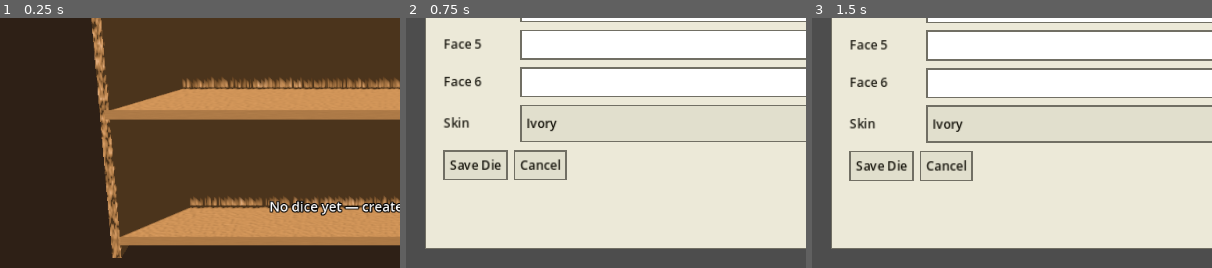
Above: before the commit, frames 1-3 (left to right).
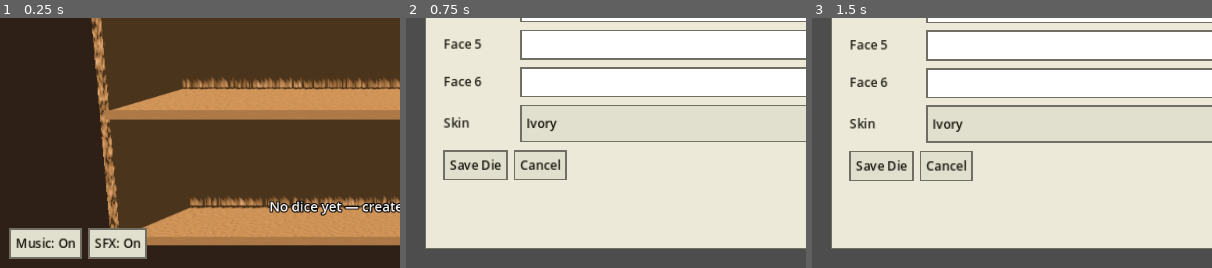
Above: after the commit, the same moments.

Repository: siyangsun/gamba
Game: Godot game, scene res://main.tscn
The game is run twice, just before and just after one commit, with the same random seed, the same clock (stepped at 60 frames per second) and the same inputs. Sound files missing from this copy of the repository are replaced by a short silence.
Inputs (mouse positions are % of the whole screen's width and height, from its top left):
- Up to frame 1 (0.25 s): no input
- Up to frame 2 (0.75 s): click "+ New Die" at 0.5 s
- Up to frame 3 (1.5 s): click (55, 18) at 1.27 s; type "12" at 1.35 s
The pictures show only the part of the screen within x 0-50%, y 50-100%; the shares and areas given below are measured in that part.

The runs differ from the first frame. In frame 1, 4.0% of the frame differs, in the area x 2-37%, y 84-97%; in frame 2, nothing differs; in frame 3, nothing differs.

Commit message:
add corner-docked mute buttons for music and sfx, routed through dedicated audio buses
Co-Authored-By: Claude Sonnet 5 <noreply@anthropic.com>

Diff:
--- a/die.gd
+++ b/die.gd
@@ -71,6 +71,8 @@
 	body_entered.connect(_on_contact)
 	_hit_player = AudioStreamPlayer.new()
 	_tumble_player = AudioStreamPlayer.new()
+	_hit_player.bus = "Sfx"
+	_tumble_player.bus = "Sfx"
 	add_child(_hit_player)
 	add_child(_tumble_player)
 	_hit_player.finished.connect(_play_tumble)  # tumble once after each hit
--- a/main.gd
+++ b/main.gd
@@ -34,6 +34,9 @@
 var _env: Environment
 var _die: Die
 var _editing_path := ""  # resource_path of the preset being edited, "" when new
+var _audio_controls: HBoxContainer
+var _music_btn: Button
+var _sfx_btn: Button
 
 var _arena_root: Node3D
 var _cupboard_root: Node3D
@@ -45,11 +48,24 @@
 	randomize()
 	theme = _build_theme()
 	DirAccess.make_dir_recursive_absolute(PRESET_DIR)
+	_setup_audio_buses()
 	_start_music()
 	_build_3d()
 	_build_cupboard()
 	_build_panels()
+	_build_audio_controls()
 	_go_shelf()
+
+
+## Music and SFX get their own buses so the mute buttons can toggle each
+## independently without hunting down every AudioStreamPlayer's volume.
+func _setup_audio_buses() -> void:
+	for bus_name in ["Music", "Sfx"]:
+		if AudioServer.get_bus_index(bus_name) == -1:
+			var idx := AudioServer.bus_count
+			AudioServer.add_bus(idx)
+			AudioServer.set_bus_name(idx, bus_name)
+			AudioServer.set_bus_send(idx, "Master")
 
 
 var _bgm: AudioStreamPlayer    # rule of the six, replayed once per loop
@@ -69,6 +85,8 @@
 func _start_music() -> void:
 	_bgm = AudioStreamPlayer.new()
 	_layer = AudioStreamPlayer.new()
+	_bgm.bus = "Music"
+	_layer.bus = "Music"
 	add_child(_bgm)
 	add_child(_layer)
 	_bgm.volume_db = -6.0  # ~half loudness
@@ -349,6 +367,35 @@
 	add_child(_roll)
 
 
+## Persistent mute toggles, corner-docked, drawn above every screen except
+## the editor (whose form fills the corner they'd otherwise sit in).
+func _build_audio_controls() -> void:
+	_audio_controls = HBoxContainer.new()
+	_audio_controls.add_theme_constant_override("separation", 8)
+	add_child(_audio_controls)
+
+	_music_btn = _make_mute_button("Music", "Music")
+	_audio_controls.add_child(_music_btn)
+
+	_sfx_btn = _make_mute_button("SFX", "Sfx")
+	_audio_controls.add_child(_sfx_btn)
+
+	# set after children exist so the container's min-size (used to place a
+	# non-full-rect anchor preset) reflects real content, not zero
+	_audio_controls.set_anchors_and_offsets_preset(Control.PRESET_BOTTOM_LEFT, Control.PRESET_MODE_MINSIZE, 12)
+
+
+func _make_mute_button(label: String, bus_name: String) -> Button:
+	var b := Button.new()
+	b.text = "%s: On" % label
+	b.pressed.connect(func():
+		var idx := AudioServer.get_bus_index(bus_name)
+		var muted := not AudioServer.is_bus_mute(idx)
+		AudioServer.set_bus_mute(idx, muted)
+		b.text = "%s: %s" % [label, "Off" if muted else "On"])
+	return b
+
+
 func _go_shelf() -> void:
 	_state = State.SHELF
 	_refresh_shelf_dice(_load_presets())
@@ -386,6 +433,9 @@
 	_vpc.visible = shelf or roll
 	_arena_root.visible = roll
 	_cupboard_root.visible = shelf
+	# tucked in the bottom-left corner; hidden in the editor since its form
+	# fills nearly the whole screen and would sit right under the buttons
+	_audio_controls.visible = not editor
 
 
 func _on_saved(preset: DicePreset) -> void:
